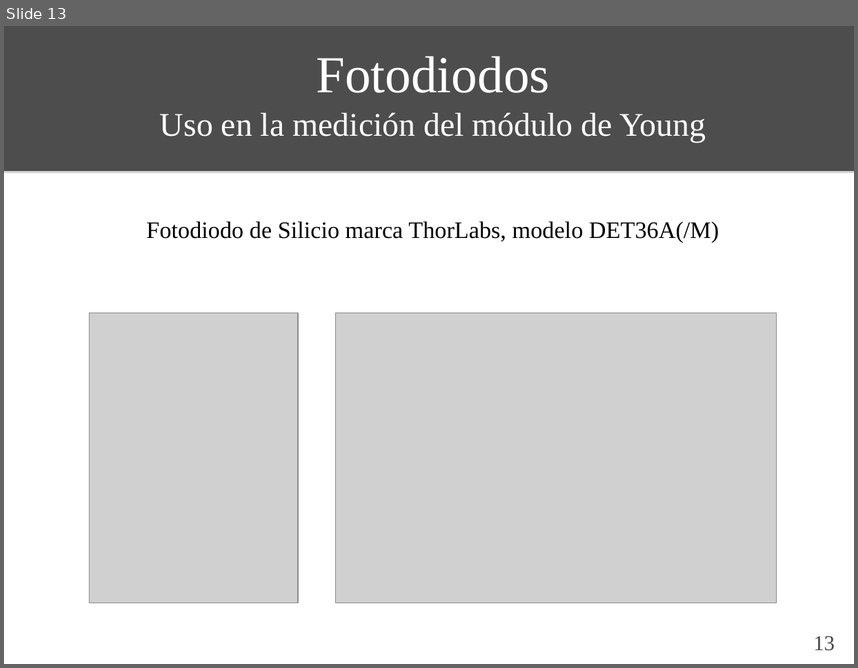
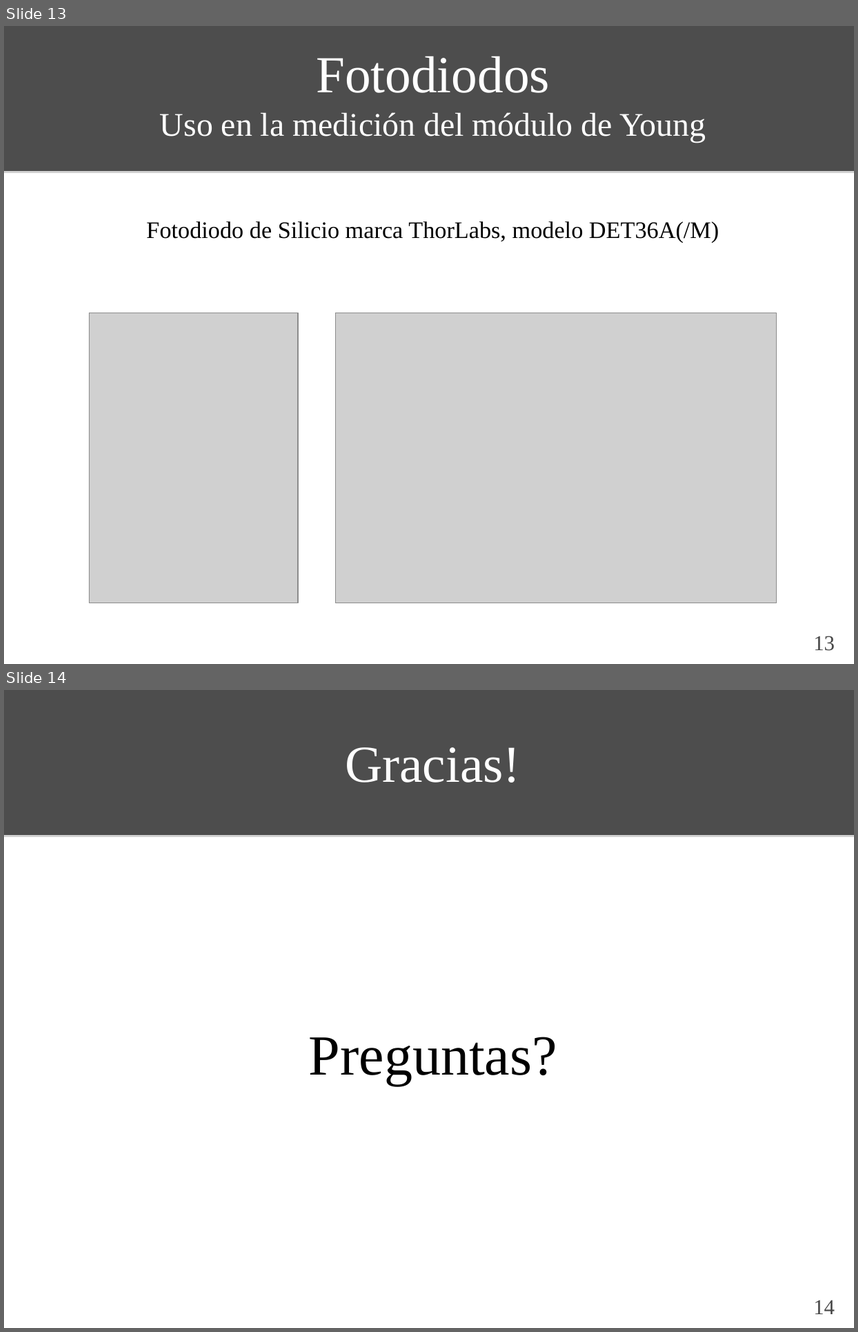
Before and after one commit to ignaciop/laboratorio4, a slide deck: practica_especial/presentacion_pe.ppt. Shown one above the other, each under a label of ours: slide 13 before the commit, slides 13 and 14 after it. The pictures are 858x668 and 858x1332 pixels, drawn with LibreOffice and Linux fonts; fonts in the diff are those of the drawing; grey boxes stand for pictures. Boxes give left, top, right and bottom in pixels: in the first picture for what was removed or moved away, otherwise in the second. Text is boxed around its words. In the diff, an @@ line names an element or a change of style, - is before the commit and + after.

```diff
--- a/practica_especial/presentacion_pe.ppt
+++ b/practica_especial/presentacion_pe.ppt
@@ slide 14 added at (4,690,854,1328), background #FFFFFF @@
@@ rectangle added at (4,690,854,834), fill #4D4D4D, outline #4D4D4D 0.74 pt @@
@@ text added at (345,747,521,782), 44 pt, text #FFFFFF @@
+Gracias!
@@ text added at (309,1036,557,1085), 48 pt, text #000000 @@
+Preguntas?
@@ page number added at (813,1299,835,1314), 18 pt, text #474747 @@
+14
```
Also in this commit, not shown: 1 slide changed, 1 slide removed, 6 other files.
